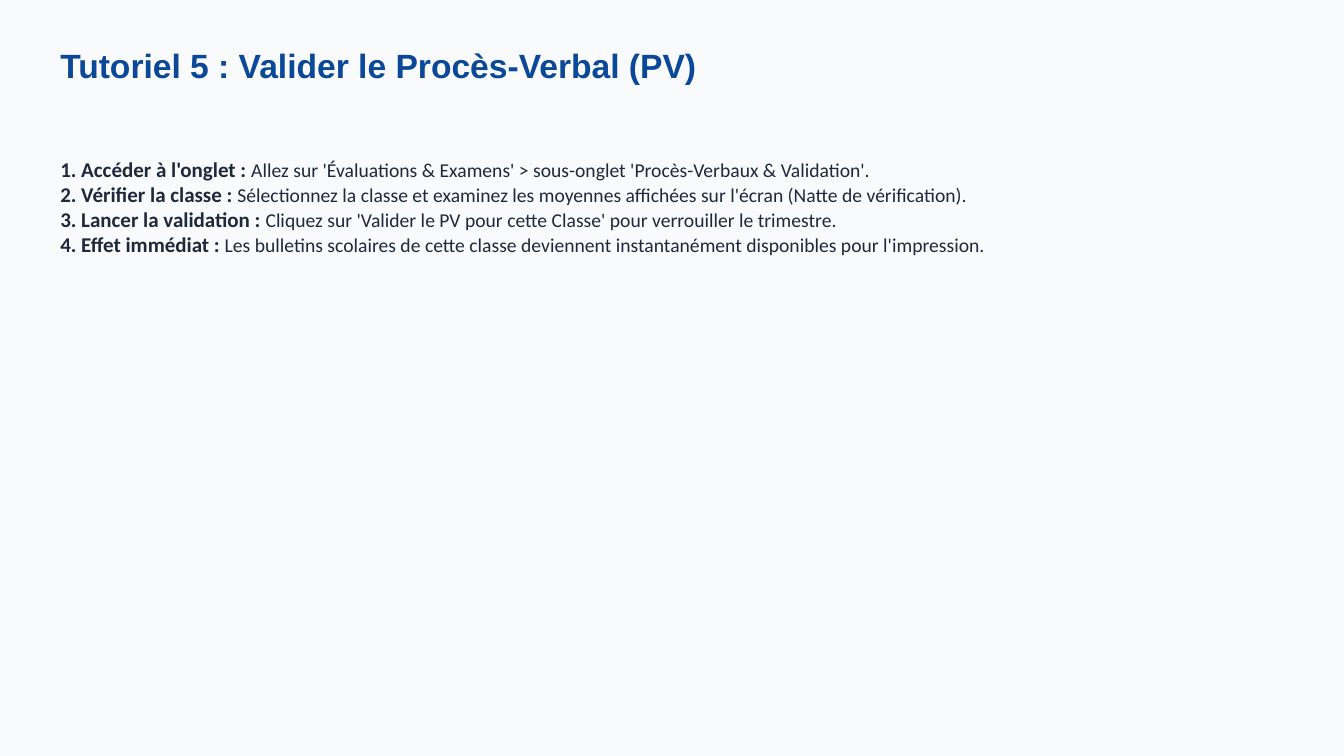
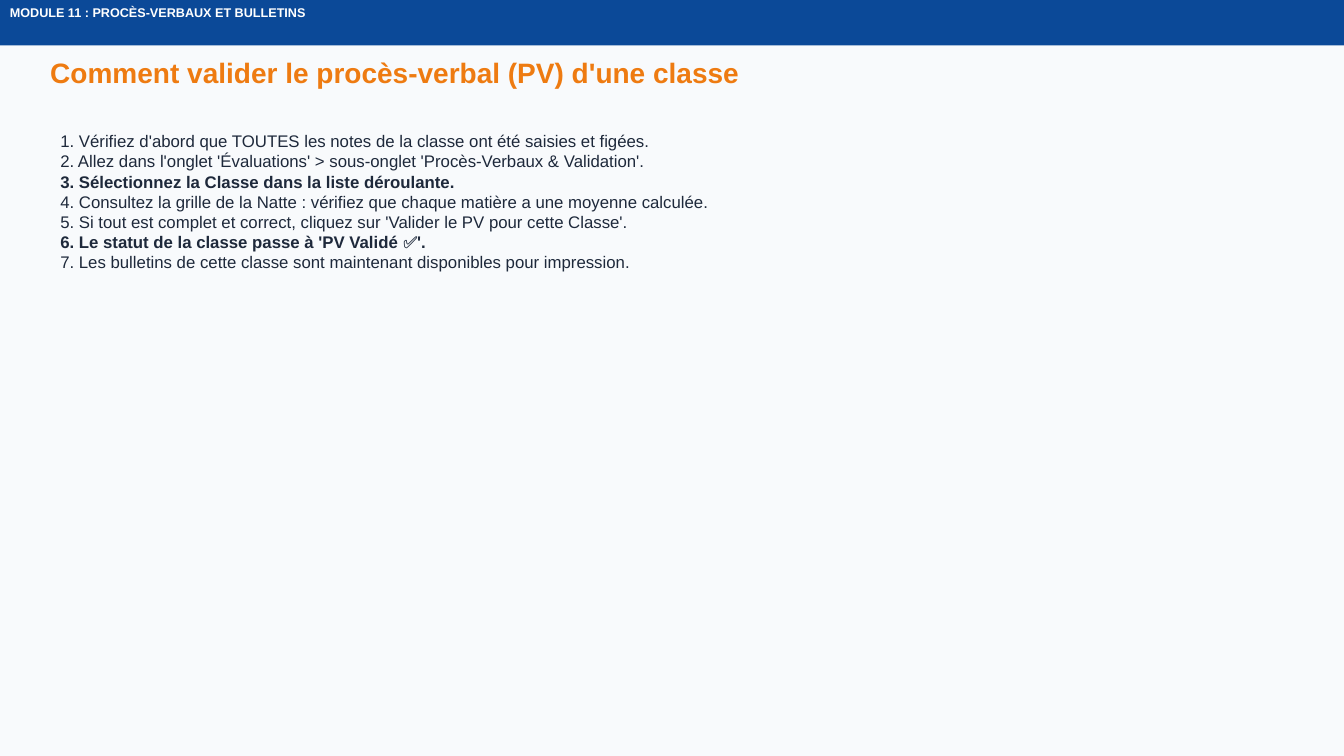
Before and after one commit to assoumso/timing, a slide deck: slide 27 of guide_utilisation.pptx (slide 6 before the commit). Drawn at 1344x756 pixels with LibreOffice and Linux fonts; fonts in the diff are those of the drawing. Boxes give left, top, right and bottom in pixels: in the first picture for what was removed or moved away, otherwise in the second. Text is boxed around its words. In the diff, an @@ line names an element or a change of style, - is before the commit and + after.

Commit message:
guide exhaustif complet pas-a-pas : 15 modules, toutes procedures

```diff
--- a/guide_utilisation.pptx
+++ b/guide_utilisation.pptx
@@ rectangle added at [0, 0, 1344, 45], fill #0B4998, 9 pt, text #FFFFFF, bold @@
+MODULE 11 : PROCÈS-VERBAUX ET BULLETINS
@@ text at [50, 62, 739, 88]: text changed; size 24 to 20 pt; text colour #0B4998 to #EE7B11 @@
-Tutoriel 5 : Valider le Procès-Verbal (PV)
+Comment valider le procès-verbal (PV) d'une classe
@@ text at [60, 134, 708, 272]: text changed; size 14 to 12 pt; font Calibri to Arial @@
-1. Accéder à l'onglet : Allez sur 'Évaluations & Examens' > sous-onglet 'Procès-Verbaux & Validation'.
-2. Vérifier la classe : Sélectionnez la classe et examinez les moyennes affichées sur l'écran (Natte de vérification).
-3. Lancer la validation : Cliquez sur 'Valider le PV pour cette Classe' pour verrouiller le trimestre.
-4. Effet immédiat : Les bulletins scolaires de cette classe deviennent instantanément disponibles pour l'impression.
+1. Vérifiez d'abord que TOUTES les notes de la classe ont été saisies et figées.
+2. Allez dans l'onglet 'Évaluations' > sous-onglet 'Procès-Verbaux & Validation'.
+3. Sélectionnez la Classe dans la liste déroulante.
+4. Consultez la grille de la Natte : vérifiez que chaque matière a une moyenne calculée.
+5. Si tout est complet et correct, cliquez sur 'Valider le PV pour cette Classe'.
+6. Le statut de la classe passe à 'PV Validé ✅'.
+7. Les bulletins de cette classe sont maintenant disponibles pour impression.
```
Also in this commit, not shown: 1 other slide changed, 35 slides added, 5 slides removed, 4 other files.
